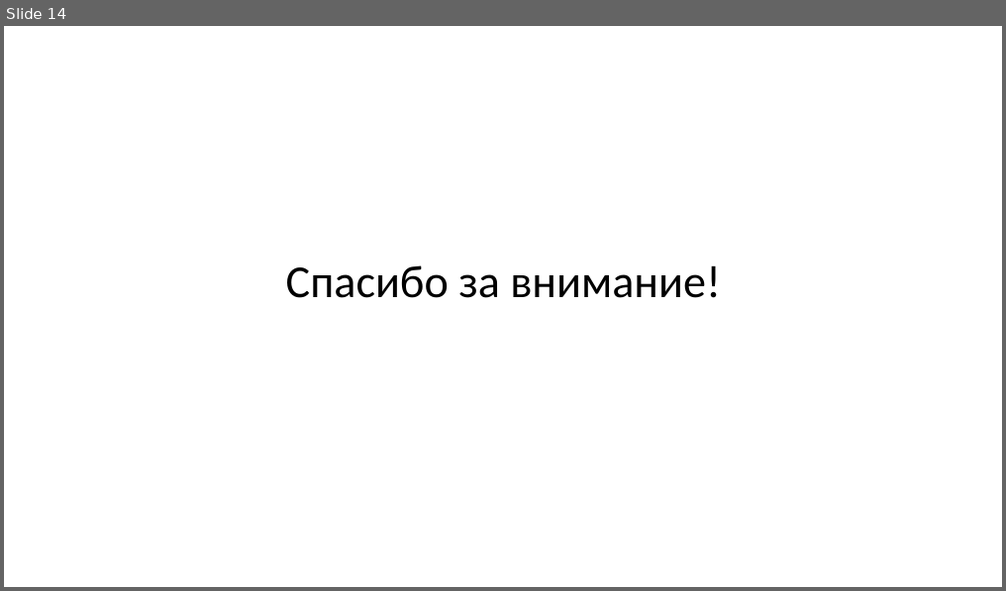
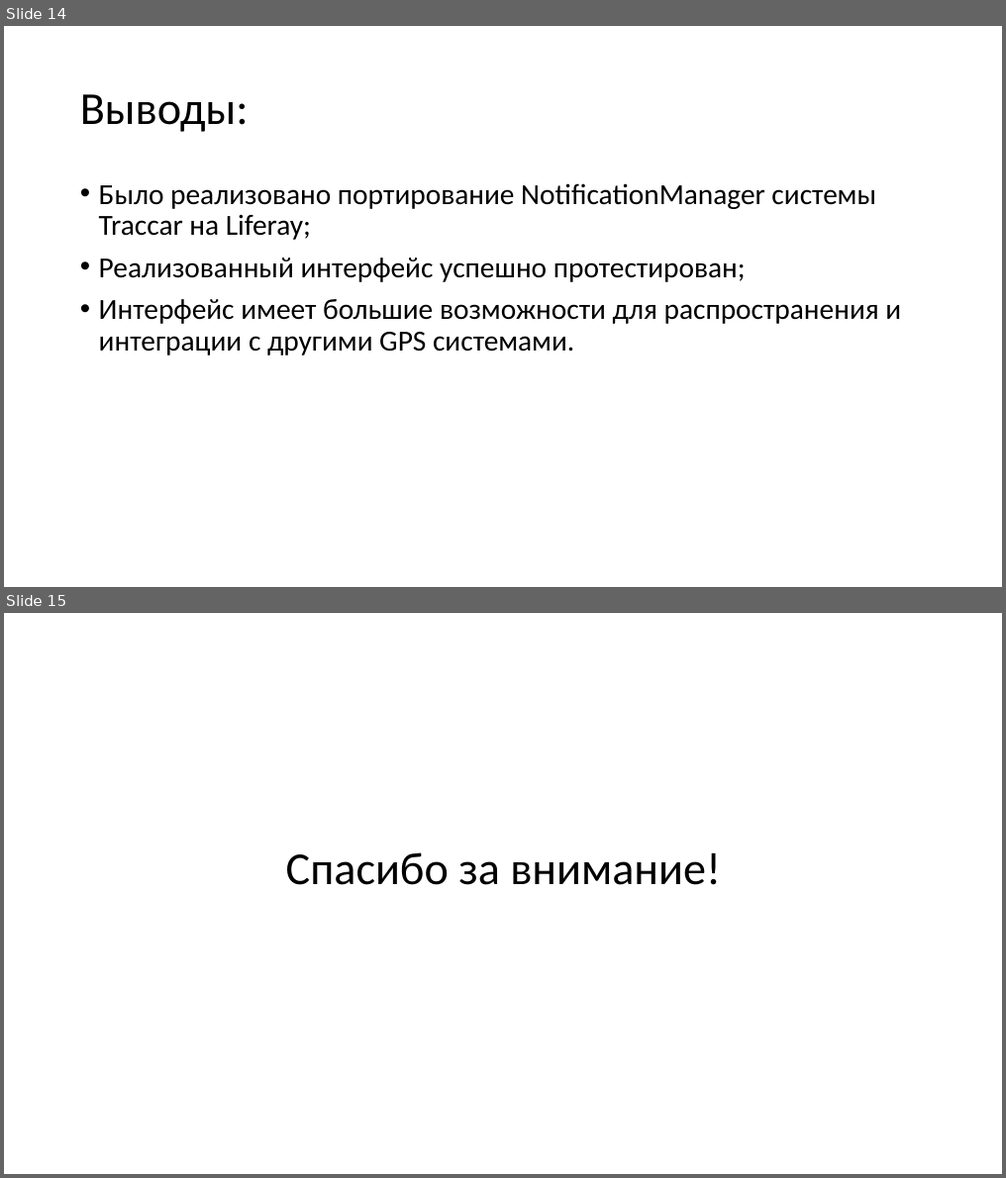
Before and after one commit to Letargon/com.bmstu.notifications.manager, a slide deck: Презентация.pptx. Shown one above the other, each under a label of ours: slide 14 before the commit, slides 14 and 15 after it. The pictures are 1006x591 and 1006x1178 pixels, drawn with LibreOffice and Linux fonts; fonts in the diff are those of the drawing. Boxes give left, top, right and bottom in pixels: in the first picture for what was removed or moved away, otherwise in the second. Text is boxed around its words. In the diff, an @@ line names an element or a change of style, - is before the commit and + after.

```diff
--- a/Презентация.pptx
+++ b/Презентация.pptx
@@ slide 14 added at (x1=4, y1=26, x2=1002, y2=587), background #FFFFFF @@
@@ title added at (x1=80, y1=94, x2=249, y2=132), 44 pt, text #000000 @@
+Выводы:
@@ text added at (x1=99, y1=183, x2=901, y2=356), 28 pt, text #000000 @@
+• Было реализовано портирование NotificationManager системы Traccar на Liferay;
+• Реализованный интерфейс успешно протестирован;
+• Интерфейс имеет большие возможности для распространения и интеграции с другими GPS системами.
@@ what was slide 14 is now slide 15 @@
```
Also in this commit, not shown: 10 slides changed.
